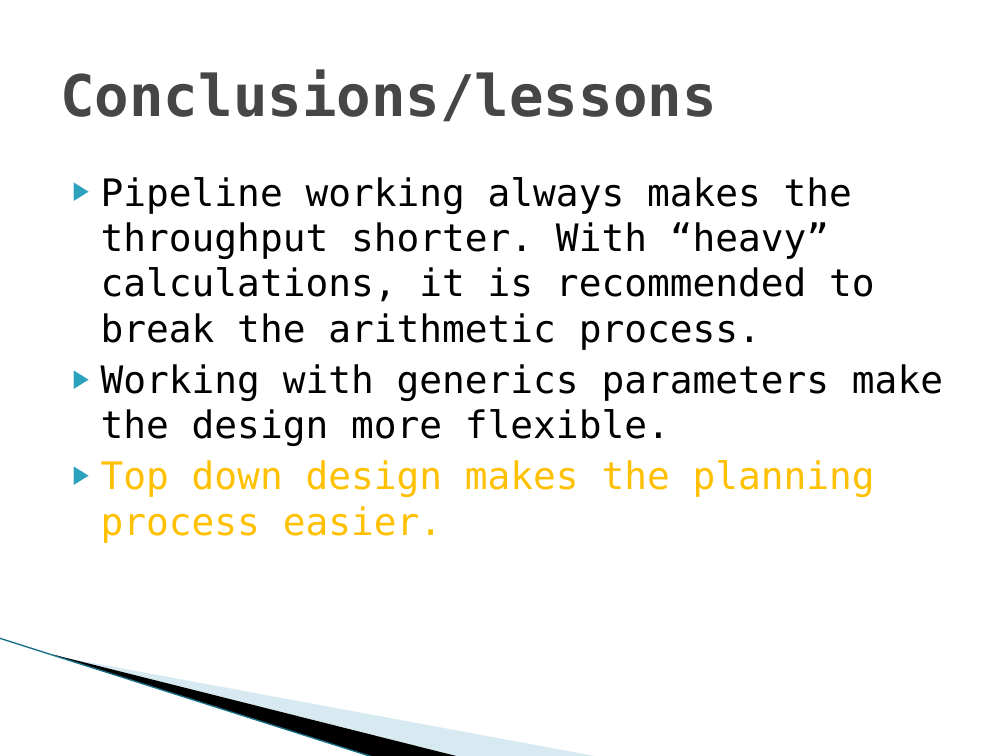
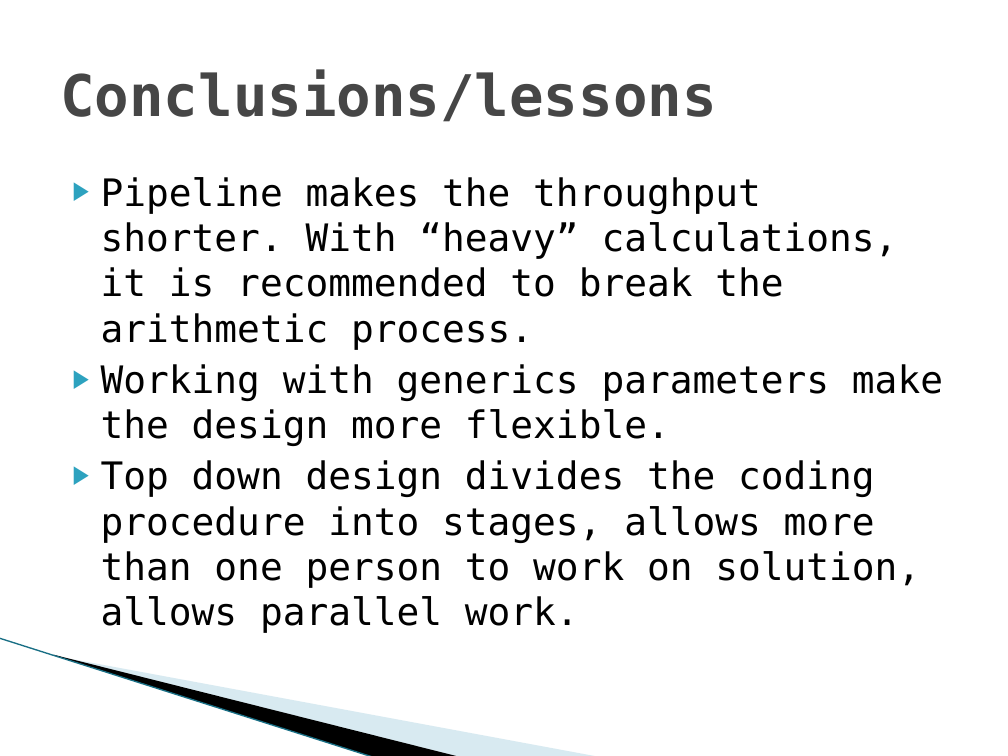
Before and after one commit to shizzz88/image-rotation-technion-ee, a slide deck: slide 34 of Presentation/Final_part_A_Presentation.pptx (slide 37 before the commit). Drawn at 1008x756 pixels with LibreOffice and Linux fonts; fonts in the diff are those of the drawing; background and template pictures are left out. Boxes give left, top, right and bottom in pixels: in the first picture for what was removed or moved away, otherwise in the second. Text is boxed around its words. In the diff, an @@ line names an element or a change of style, - is before the commit and + after.

```diff
--- a/Presentation/Final_part_A_Presentation.pptx
+++ b/Presentation/Final_part_A_Presentation.pptx
@@ text at (x1=101, y1=177, x2=898, y2=350): text changed @@
-▶ Pipeline working always makes the throughput shorter. With “heavy” calculations, it is recommended to break the arithmetic process.
+▶ Pipeline makes the throughput shorter. With “heavy” calculations, it is recommended to break the arithmetic process.
@@ text at (x1=101, y1=460, x2=920, y2=633): text changed; text colour #FFC000 to #000000 @@
-▶ Top down design makes the planning process easier.
+▶ Top down design divides the coding procedure into stages, allows more than one person to work on solution, allows parallel work.
```
Also in this commit, not shown: 3 other slides changed, 1 slide added, 4 slides removed, 7 other files.
